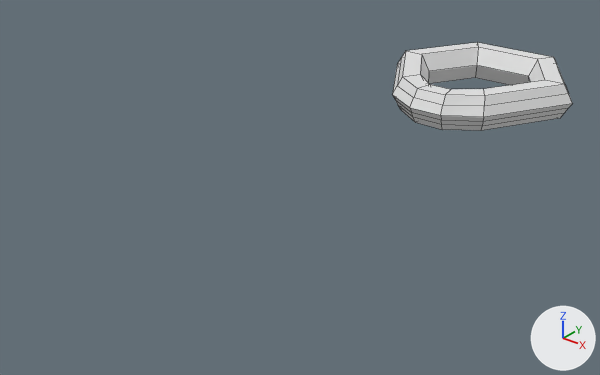
A saved change to the Blender file Obj_Key_Normal_A.blend.
Camera for both pictures: a camera (50 mm lens) standing at (4.61, -9.47, 3.47) and looking at (-0.32, -3.3, -0.35). Lighting does not change. The marker at lower right points along +X, +Y and +Z. The picture after the commit comes second. Mesh edges are drawn as thin lines.

The older version as bpy lines, for what is in view:
```python
me_torus = bpy.data.meshes.new('Torus')
me_torus.from_pydata(...)  # 72 vertices, 72 faces; spans x -1.25..1.25, y -1.34..1.08, z -0.22..0.22
ob_torus = bpy.data.objects.new('Torus', me_torus)
ob_torus.location = (0.0, 0.0, 0.0)
```
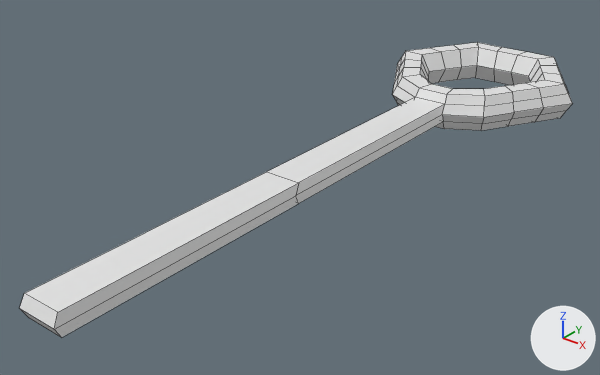
Scene script edits in JSON lines:
```json
{"block": "me_torus", "where": "# used by ob_torus; location = (0.0, 0.0, 0.0)"}
{"op": "remove", "block": "me_torus", "code": "me_torus.from_pydata(...)  # 72 vertices, 72 faces; spans x -1.25..1.25, y -1.34..1.08, z -0.22..0.22"}
{"op": "add", "block": "me_torus", "code": "me_torus.from_pydata(...)  # 156 vertices, 156 faces; spans x -1.25..1.25, y -6.75..1.08, z -0.22..0.22"}
{"block": "me_torus", "change": "me_torus part 1"}
{"block": "me_torus", "change": "10 vertices are removed from x -1.21..1.21, y -1.31..1.05, z -0.14..-0.07"}
{"block": "me_torus", "change": "72 faces are deleted"}
{"block": "me_torus", "change": "20 vertices move from x -1.17..1.17, y -1.34..1.01, z -0.22..0.22 to x -0.94..0.94, y -1.31..0.65, z -0.22..0.22"}
{"block": "me_torus", "change": "85 vertices are added at x -1.19..1.19, y -6.75..1.08, z -0.22..0.22"}
{"block": "me_torus", "change": "9 new vertices lie (0.39, 0.0, 0.0) away from vertices in x -0.59..0.2, y -6.7..1.03, z -0.11..0.11"}
{"block": "me_torus", "change": "156 new faces join them"}
```

Changed parts and their boxes (x1, y1, x2, y2) in the pictures (600 x 375 px):
```json
{"object": "Torus", "change": "reshaped", "before": [392, 42, 572, 131], "after": [20, 42, 572, 337], "on screen": "206% wider, 229% taller"}
{"part": 1, "of": "me_torus", "change": "built on", "before": [393, 43, 570, 130], "after": [20, 43, 570, 337]}
```
